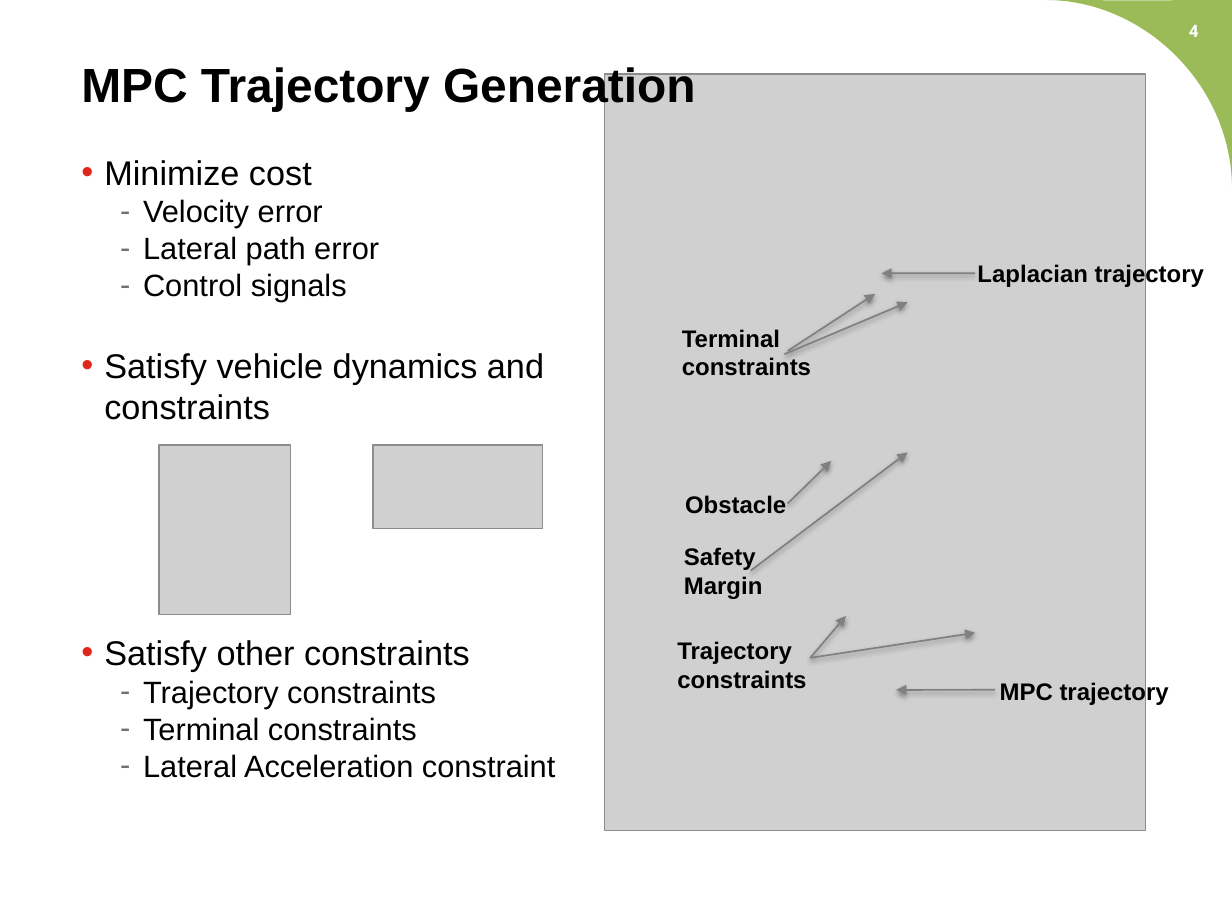
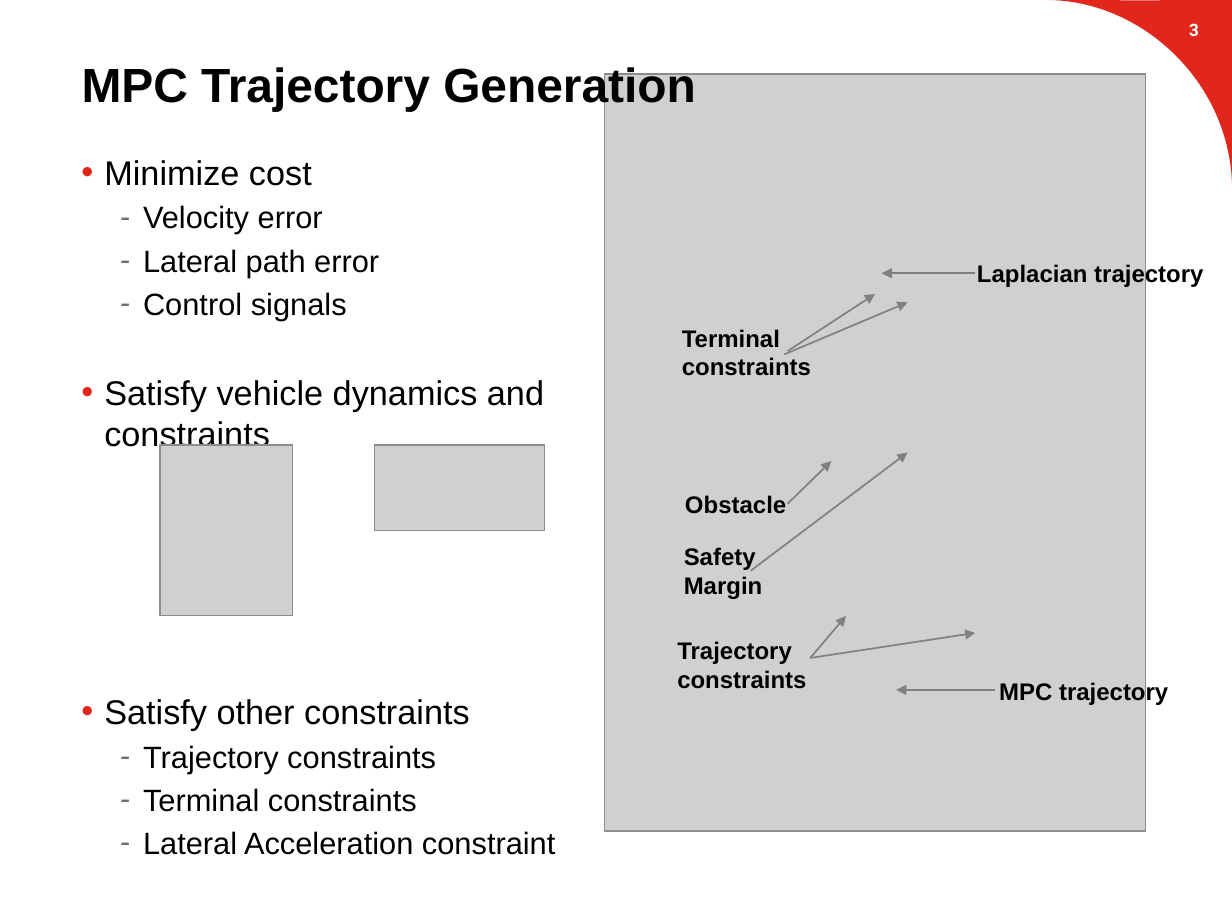
Before and after one commit to suvoganguli/GIG-MPC-Laplacian, a slide deck: slide 4 of 2D Results.pptx. Drawn at 1232x924 pixels with LibreOffice and Linux fonts; fonts in the diff are those of the drawing; grey boxes stand for pictures; background and template pictures are left out. Boxes give left, top, right and bottom in pixels: in the first picture for what was removed or moved away, otherwise in the second. Text is boxed around its words. In the diff, an @@ line names an element or a change of style, - is before the commit and + after.

```diff
--- a/2D Results.pptx
+++ b/2D Results.pptx
@@ freeform shape at bbox=[1047, 0, 1232, 185]: fill #9BBB59 to #E1261C @@
@@ page number at bbox=[1189, 23, 1199, 36]: text changed @@
-4
+3
@@ text "Minimize cost" at bbox=[104, 160, 555, 855]: more space between paragraphs @@
@@ freeform shape removed at bbox=[787, 294, 875, 351] @@
@@ freeform shape removed at bbox=[882, 274, 976, 274] @@
@@ freeform shape removed at bbox=[785, 302, 908, 354] @@
@@ freeform shape removed at bbox=[750, 452, 907, 570] @@
@@ group added at bbox=[750, 274, 995, 690]: 8 arrows @@
@@ freeform shape removed at bbox=[787, 461, 830, 504] @@
@@ freeform shape removed at bbox=[811, 616, 846, 658] @@
@@ freeform shape removed at bbox=[811, 633, 976, 658] @@
@@ freeform shape removed at bbox=[896, 690, 994, 690] @@
```
Also in this commit, not shown: 18 other slides changed, 5 slides added, 2 slides removed.
